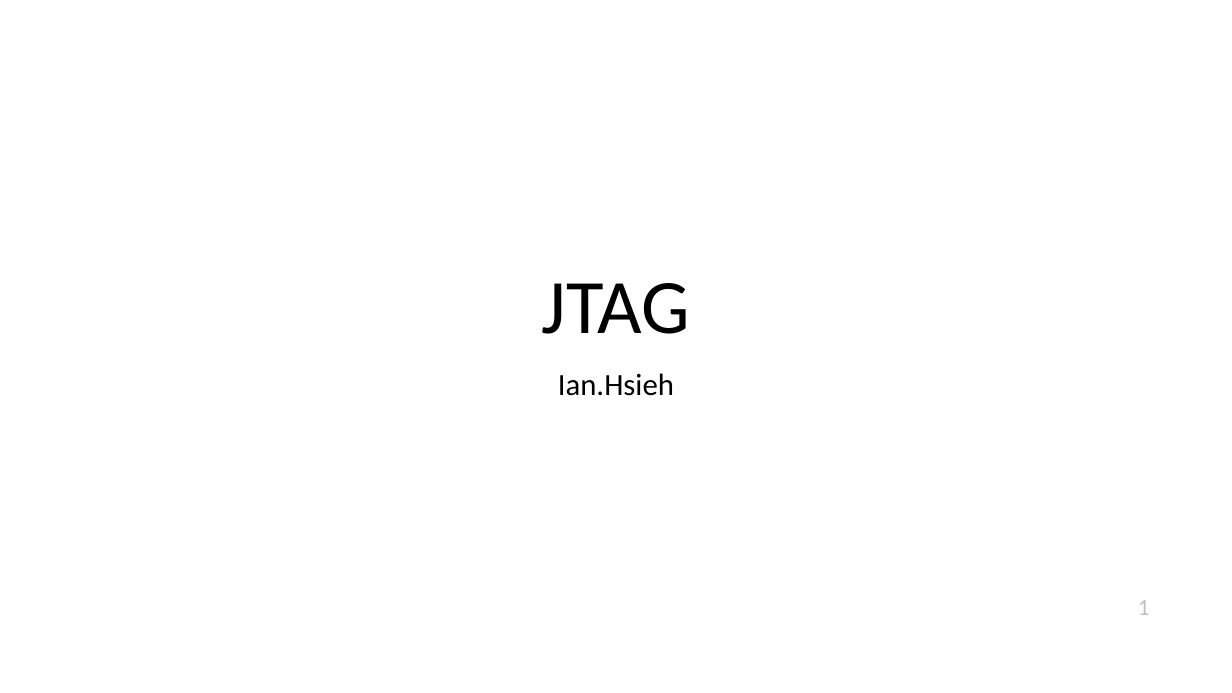
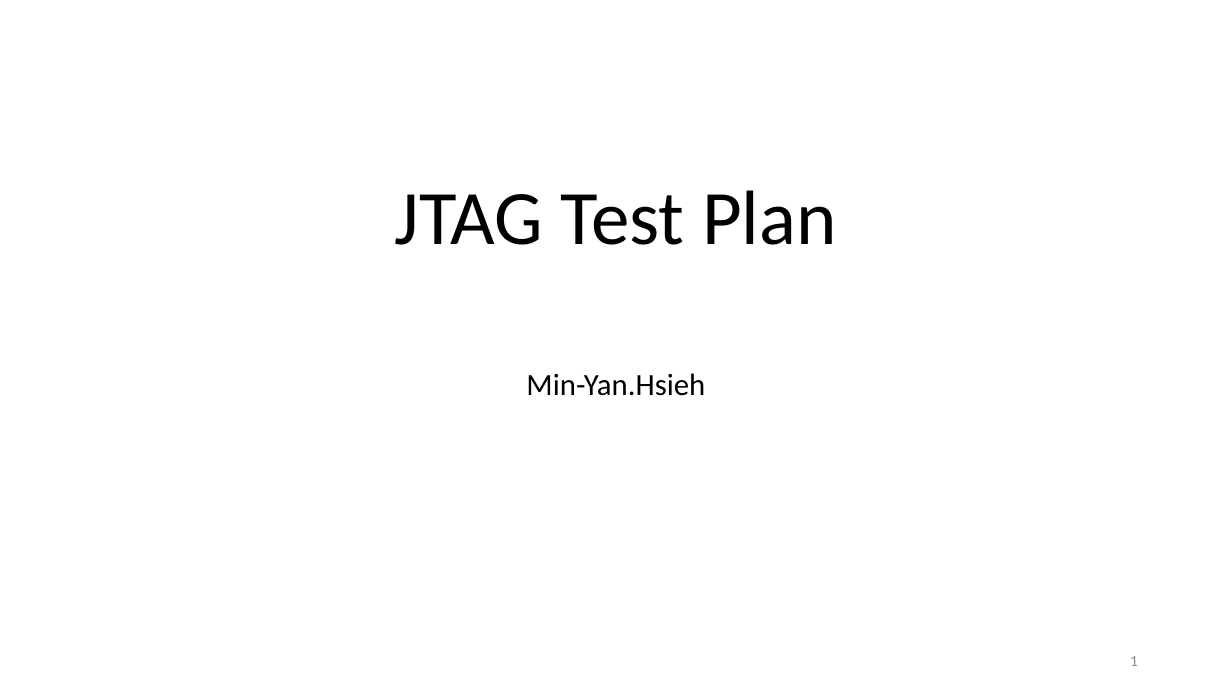
Before and after one commit to ax0080/JTAG, a slide deck: slide 1 of JTAG.pptx. Drawn at 1232x693 pixels with LibreOffice and Linux fonts; fonts in the diff are those of the drawing. Boxes give left, top, right and bottom in pixels: in the first picture for what was removed or moved away, otherwise in the second. Text is boxed around its words. In the diff, an @@ line names an element or a change of style, - is before the commit and + after.

Commit message:
Add files via upload
JTAG Description

```diff
--- a/JTAG.pptx
+++ b/JTAG.pptx
@@ title at <box>395,190,837,245</box>: text changed @@
-JTAG
+JTAG Test Plan
@@ subtitle at <box>526,373,705,396</box>: text changed @@
-Ian.Hsieh
+Min-Yan.Hsieh
@@ page number: place and size @@
-page number at <box>1138,600,1150,615</box>
+page number at <box>1130,656,1138,666</box>
@@ page number at <box>1130,656,1138,666</box>: size 18 to 12 pt, text colour #BFBFBF to #8C8C8C; alignment left to right; vertical alignment top to middle @@
```
Also in this commit, not shown: 5 other slides changed, 36 slides added, 7 slides removed.
